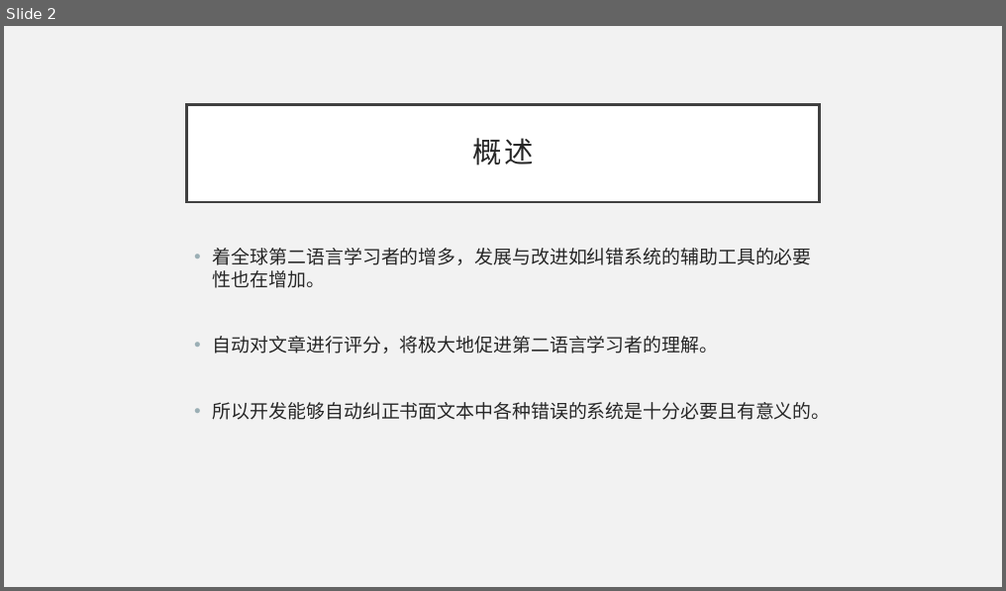
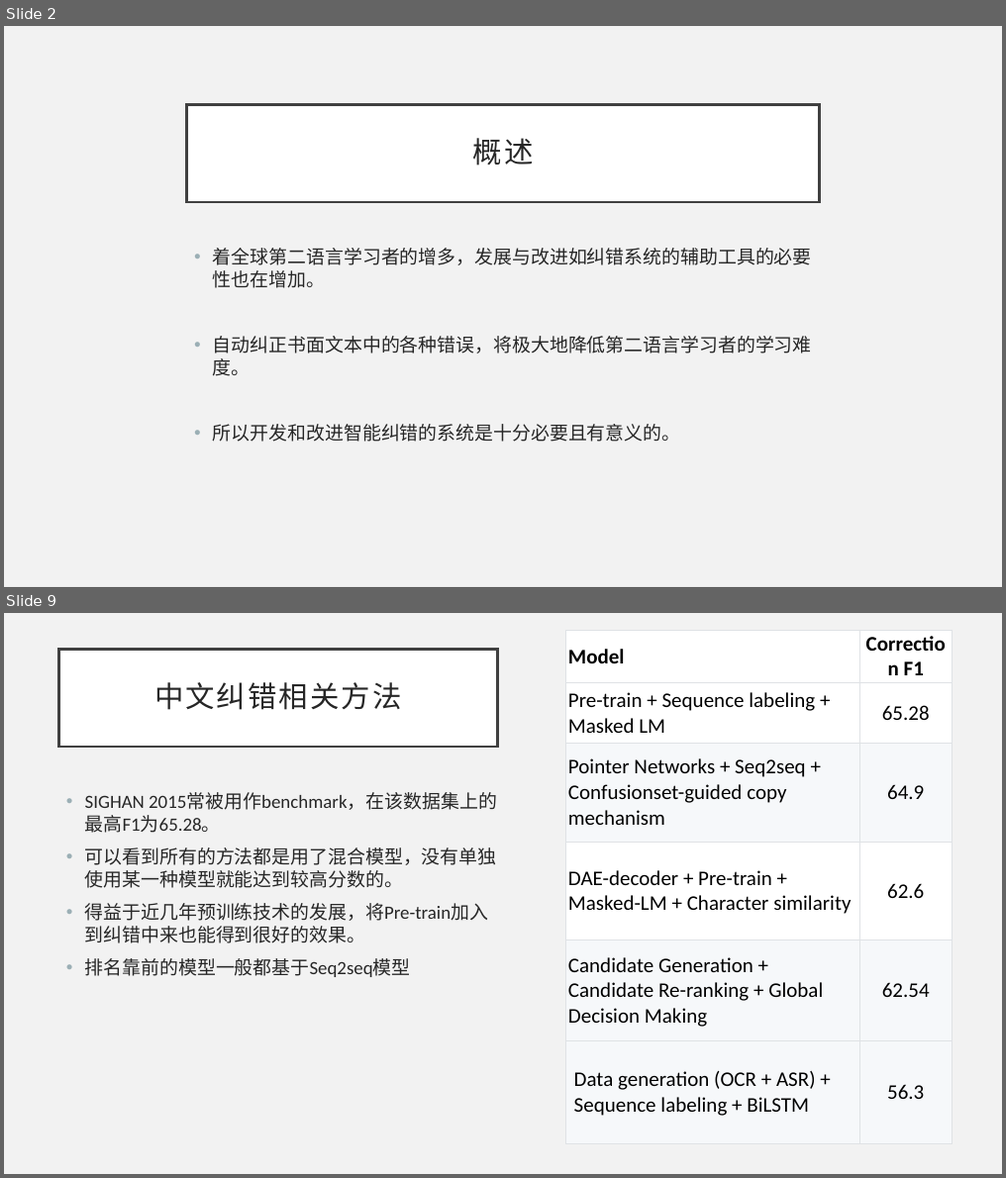
Before and after one commit to li-aolong/li-aolong.github.io, a slide deck: 北理东南研究院相关/报告-李英豪.pptx. Shown one above the other, each under a label of ours: slide 2 before the commit, slides 2 and 9 after it; the slides between them are not shown. The pictures are 1006x591 and 1006x1178 pixels, drawn with LibreOffice and Linux fonts; fonts in the diff are those of the drawing. Boxes give left, top, right and bottom in pixels: in the first picture for what was removed or moved away, otherwise in the second. Text is boxed around its words. In the diff, an @@ line names an element or a change of style, - is before the commit and + after.

```diff
--- a/北理东南研究院相关/报告-李英豪.pptx
+++ b/北理东南研究院相关/报告-李英豪.pptx
@@ slide 9 added at bbox=[4, 613, 1002, 1174], background #F2F2F2 @@
@@ table added at bbox=[566, 630, 951, 1143], 6 rows, 2 columns @@
+Model | Correction F1
+Pre-train + Sequence labeling + Masked LM | 65.28
+Pointer Networks + Seq2seq + Confusionset-guided copy mechanism | 64.9
+DAE-decoder + Pre-train + Masked-LM + Character similarity | 62.6
+Candidate Generation + Candidate Re-ranking + Global Decision Making | 62.54
+Data generation (OCR + ASR) + Sequence labeling + BiLSTM | 56.3
@@ title added at bbox=[58, 650, 497, 747], fill #FFFFFF, outline #404040 2.5 pt, 28 pt, text #262626 @@
+中文纠错相关方法
@@ text added at bbox=[85, 793, 497, 977], 18 pt, text #262626 @@
+• SIGHAN 2015常被用作benchmark，在该数据集上的最高F1为65.28。
+• 可以看到所有的方法都是用了混合模型，没有单独使用某一种模型就能达到较高分数的。
+• 得益于近几年预训练技术的发展，将Pre-train加入到纠错中来也能得到很好的效果。
+• 排名靠前的模型一般都基于Seq2seq模型
@@ slide 2 changed as well @@
@@ text at bbox=[213, 336, 812, 442]: text changed @@
-• 自动对文章进行评分，将极大地促进第二语言学习者的理解。
-• 所以开发能够自动纠正书面文本中各种错误的系统是十分必要且有意义的。
+• 自动纠正书面文本中的各种错误，将极大地降低第二语言学习者的学习难度。
+• 所以开发和改进智能纠错的系统是十分必要且有意义的。
```
Also in this commit, not shown: 1 other slide changed, 11 other slides added, 1 slide removed.
